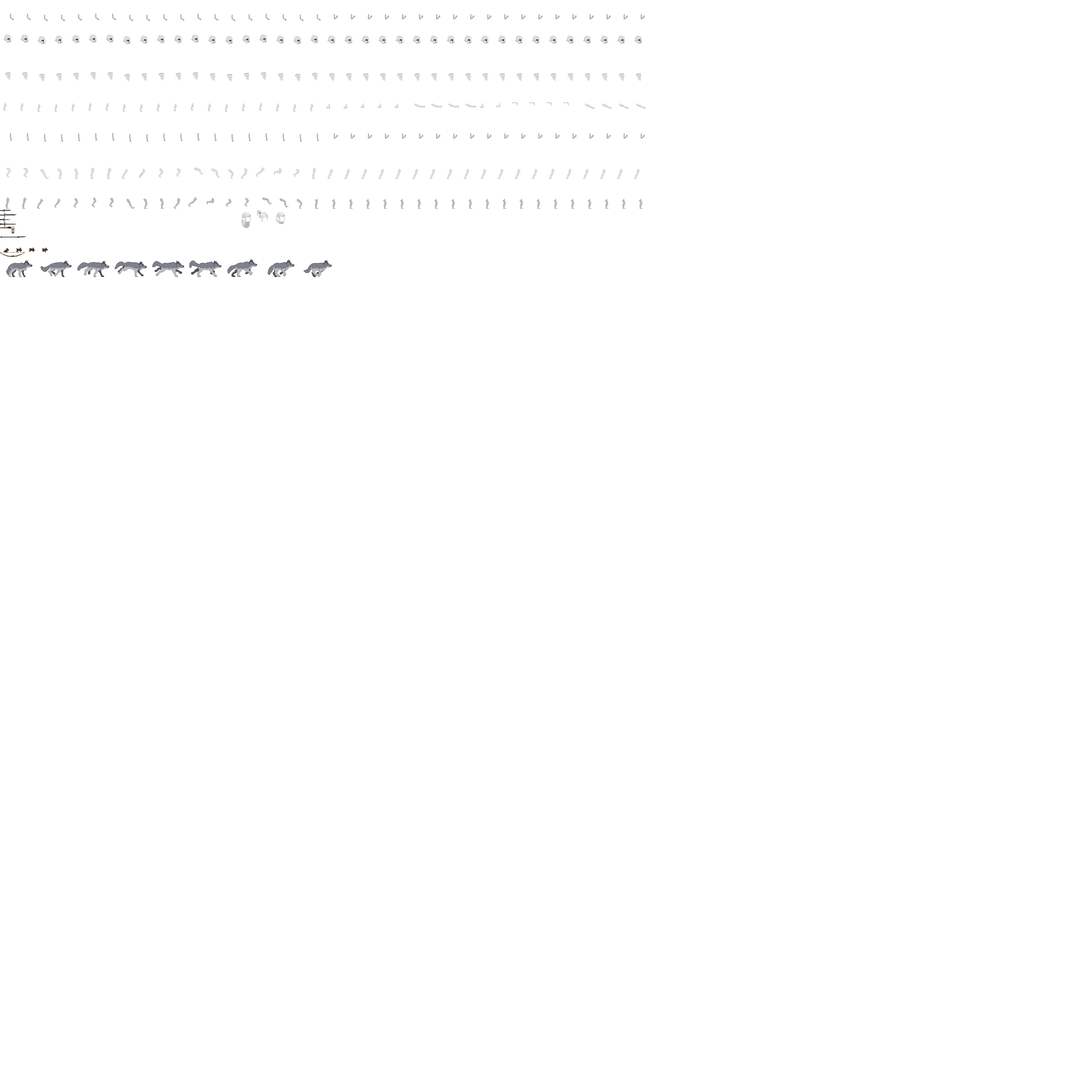
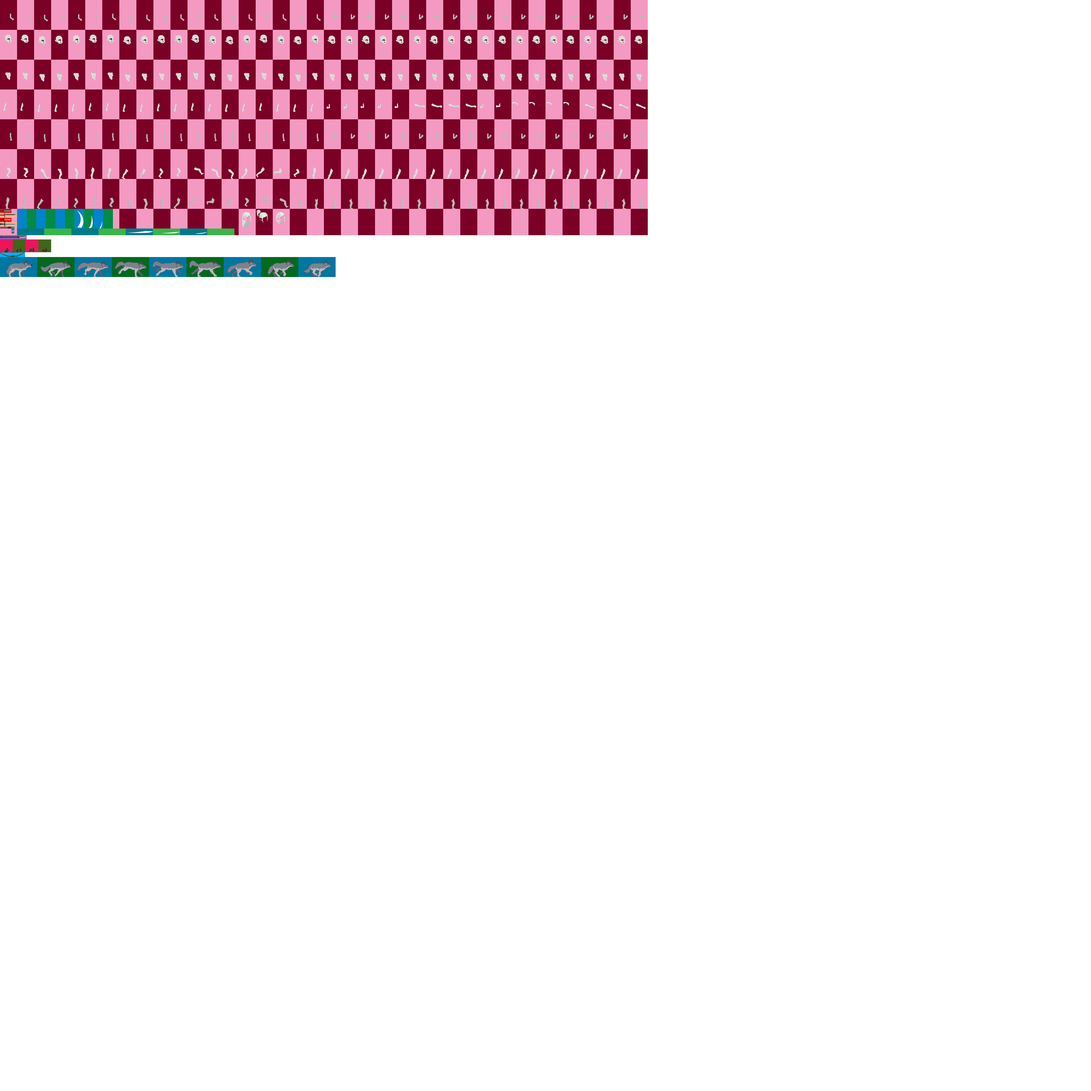
Revision of a layered 1091×1091 image; what changed, layer by layer:
painted on "wolfrun3" over [11, 261, 323, 278]
showed "New Grid" over [0, 0, 649, 278]
